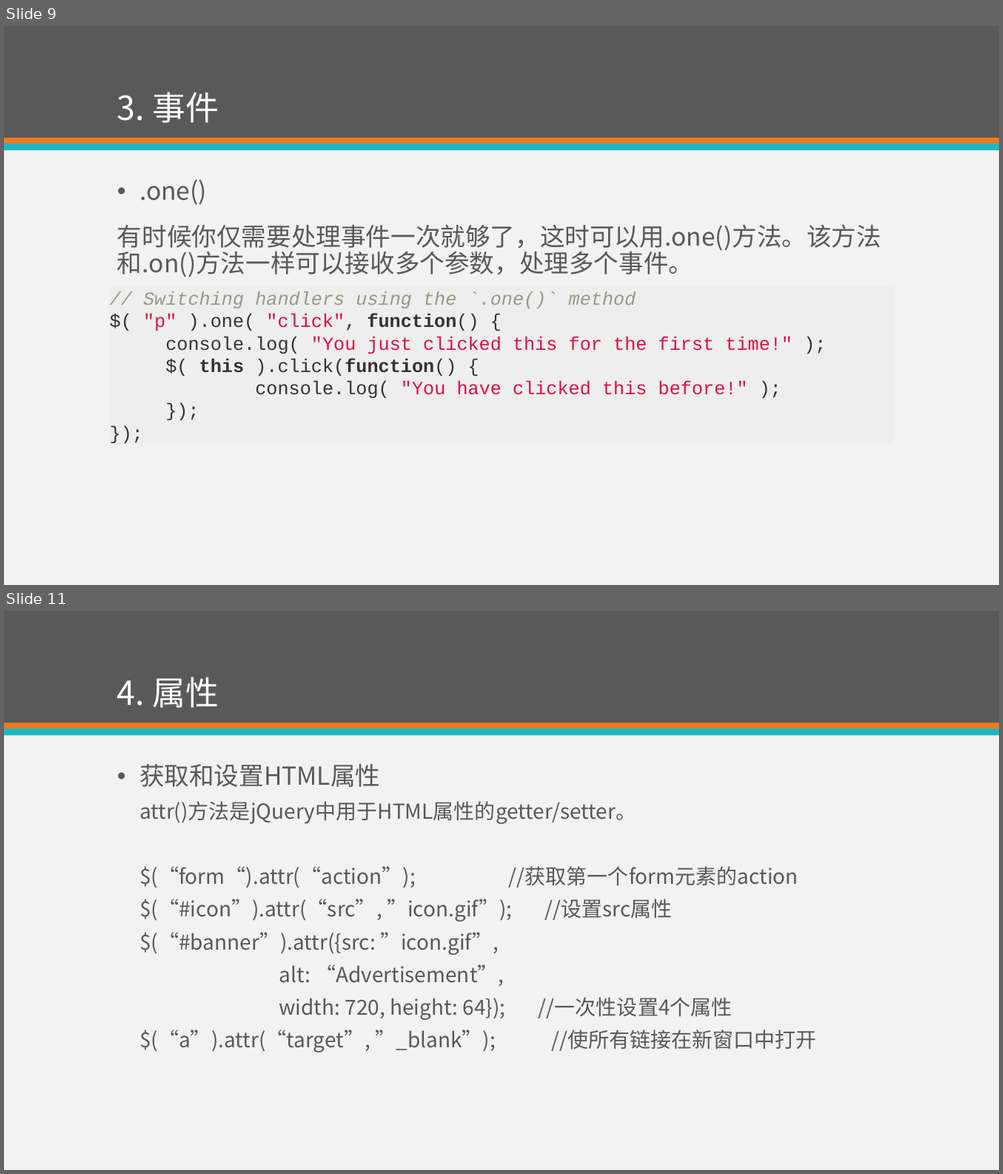
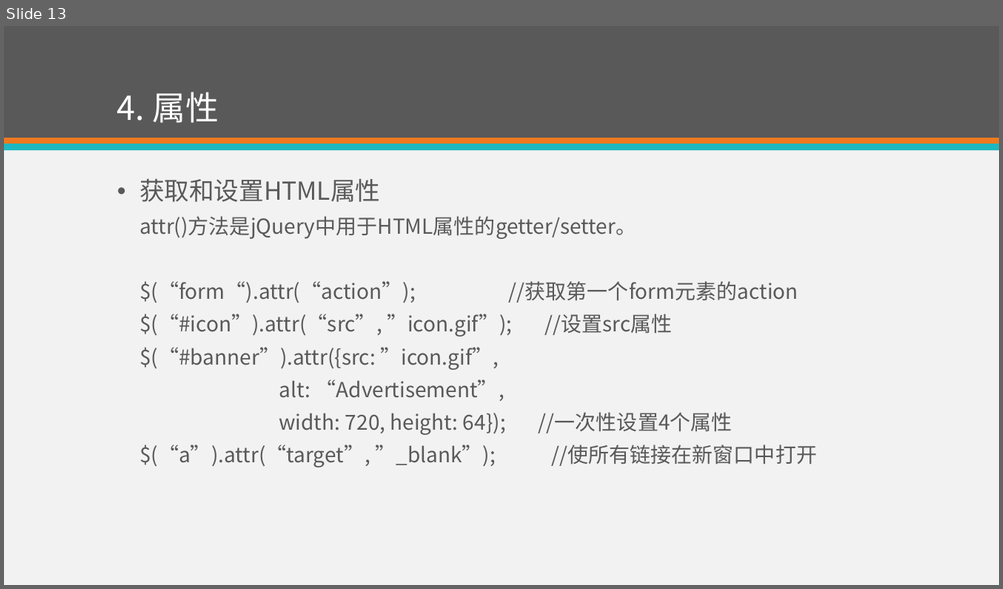
Before and after one commit to eventao/courseware, a slide deck: ppt/http.pptx. Shown one above the other, each under a label of ours: slides 9 and 11 before the commit, slide 13 after it; the slides between them are not shown. The pictures are 1003x1174 and 1003x589 pixels, drawn with LibreOffice and Linux fonts; fonts in the diff are those of the drawing. Boxes give left, top, right and bottom in pixels: in the first picture for what was removed or moved away, otherwise in the second. Text is boxed around its words. In the diff, an @@ line names an element or a change of style, - is before the commit and + after.

```diff
--- a/ppt/http.pptx
+++ b/ppt/http.pptx
@@ slide 9 removed at box(4, 26, 999, 585), background #F2F2F2; not listed: 3 template elements that a slide beside it also shows @@
@@ title removed at box(117, 92, 219, 123) @@
-3. 事件
@@ text removed at box(117, 179, 881, 278) @@
-• .one()
-有时候你仅需要处理事件一次就够了，这时可以用.one()方法。该方法和.on()方法一样可以接收多个参数，处理多个事件。
@@ text removed at box(143, 292, 792, 399) @@
-// Switching handlers using the `.one()` method
-$( "p" ).one( "click", function() {
-console.log( "You just clicked this for the first time!" );
-$( this ).click(function() {
-console.log( "You have clicked this before!" );
-});
-});
@@ what was slide 11 is now slide 13 @@
```
Also in this commit, not shown: 3 slides changed, 9 slides added, 6 other slides removed.
